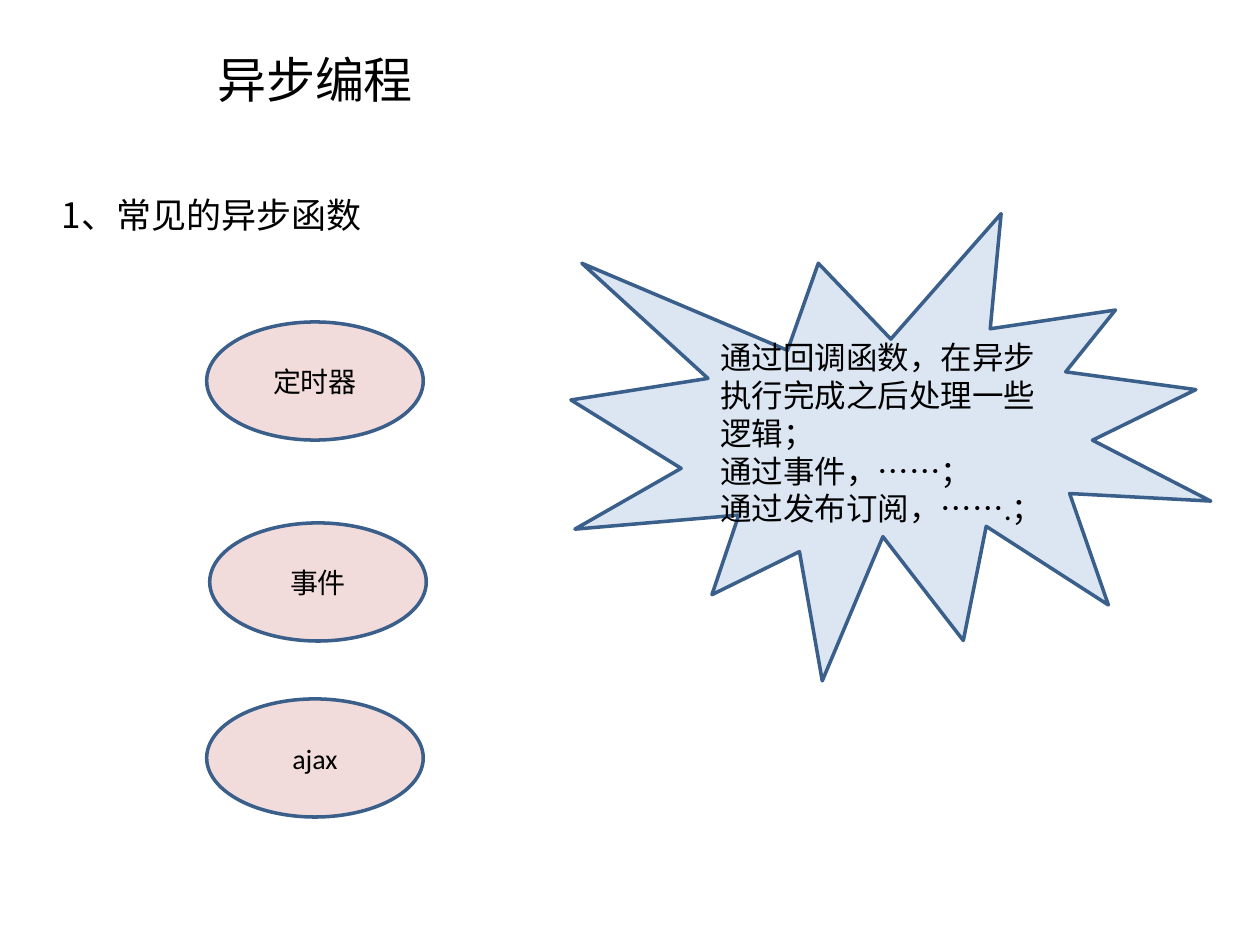
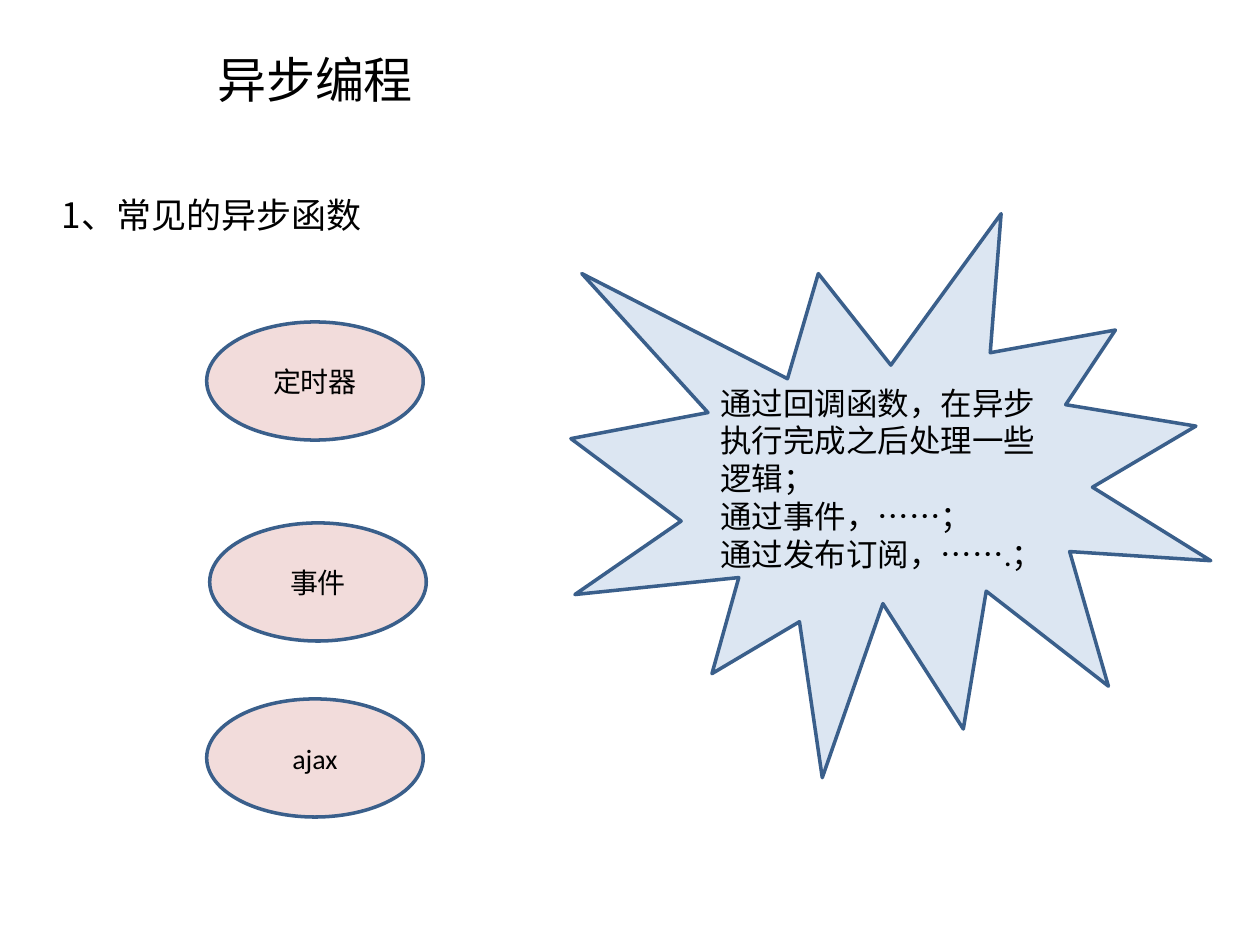
Before and after one commit to longamg/homework001, a slide deck: slide 8 of 0920-PPT/基于ES6的异步专题.pptx. Drawn at 1260x945 pixels with LibreOffice and Linux fonts; fonts in the diff are those of the drawing; background and template pictures are left out. Boxes give left, top, right and bottom in pixels: in the first picture for what was removed or moved away, otherwise in the second. Text is boxed around its words. In the diff, an @@ line names an element or a change of style, - is before the commit and + after.

```diff
--- a/0920-PPT/基于ES6的异步专题.pptx
+++ b/0920-PPT/基于ES6的异步专题.pptx
@@ irregular seal "通过回调函数，在异步执行完成之后处理一些逻辑；": place and size @@
-irregular seal "通过回调函数，在异步执行完成之后处理一些逻辑；" at box(571, 214, 1211, 682)
+irregular seal "通过回调函数，在异步执行完成之后处理一些逻辑；" at box(571, 214, 1211, 779)
```
Also in this commit, not shown: 11 other slides changed, 5 slides added, 1 slide removed, 10 other files.
